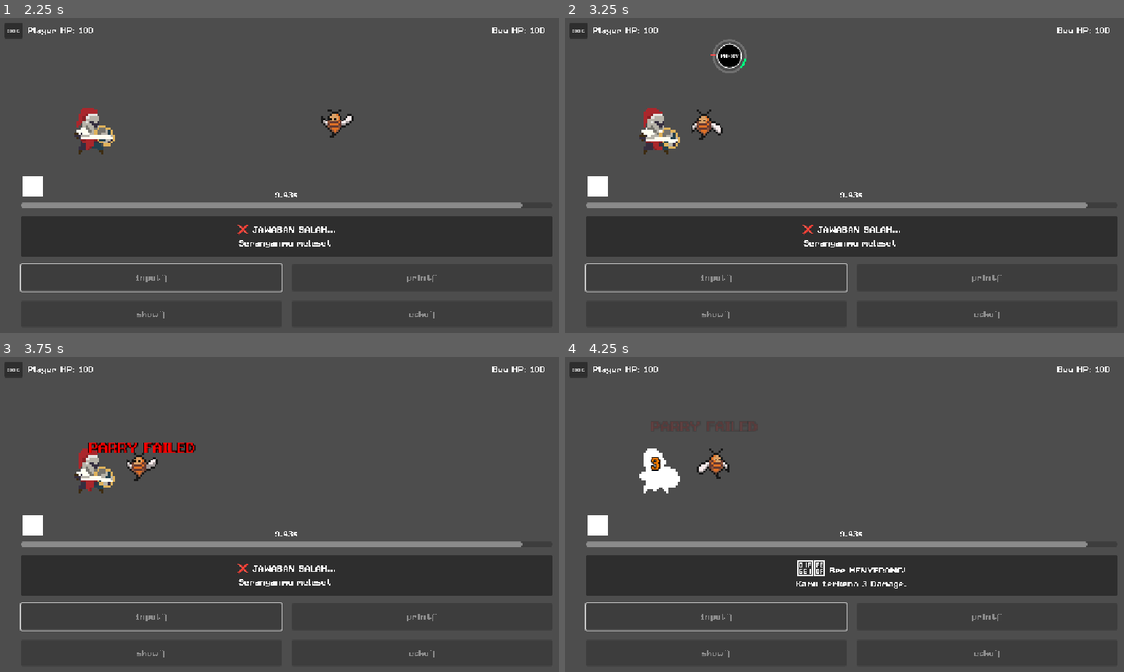
Above: before the commit, frames 1-4 (two rows, left to right).
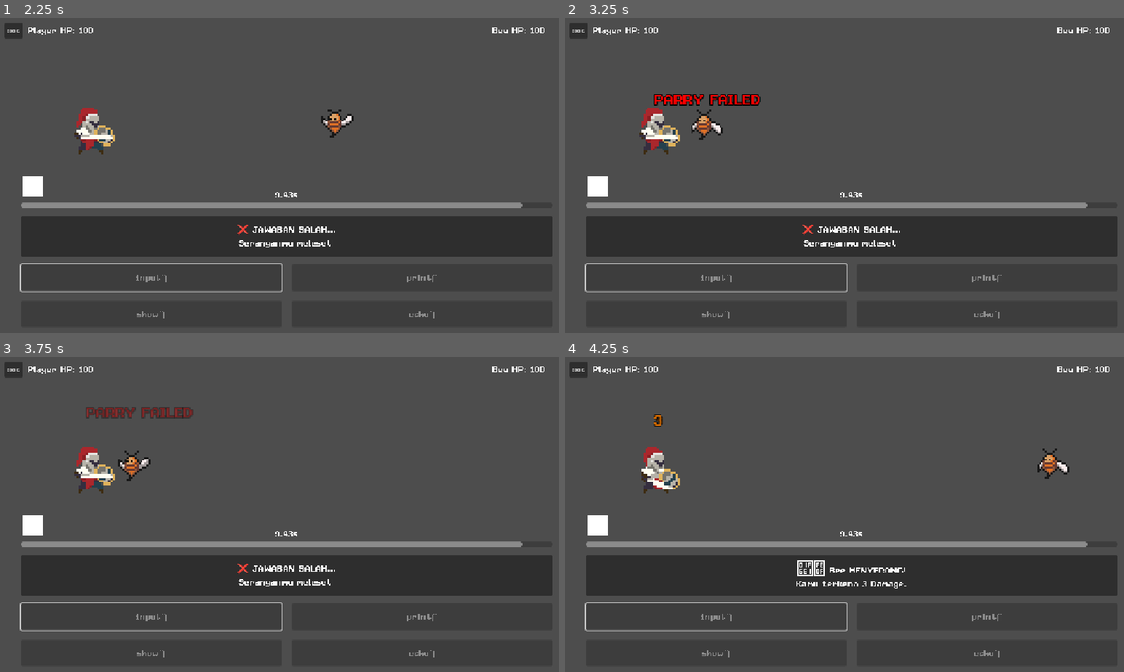
Above: after the commit, the same moments.

Repository: Moocchi/Gengdep
Game: Godot game, scene res://Scenes/BattleScene.tscn
The game is run twice, just before and just after one commit, with the same random seed, the same clock (stepped at 60 frames per second) and the same inputs. This scene is started directly instead of the project's main scene.
Inputs (mouse positions are in pixels of both pictures, inside the frame that each line leads up to):
- Up to frame 1 (2.25 s): click "input()" at 0.5 s; tap Enter (ui_accept) at 1.25, 1.52 s; move the mouse to (413, 162) at 1.27 s; hold D (move_right) 1.28-2.03 s; right-click (413, 162) at 1.35 s; move the mouse to (167, 194) at 2.02 s; hold S (move_down) from 2.03 s (still down); click (167, 194) at 2.1 s
- Up to frame 2 (3.25 s): tap Enter (ui_accept) at 2.27 s; right-click (732, 194) at 2.3 s; move the mouse to (911, 106) at 2.77 s; release S (move_down) at 2.78 s; hold D (move_right) from 2.78 s (still down); tap I (emote) at 2.85 s; right-click (911, 106) at 3.05 s
- Up to frame 3 (3.75 s): move the mouse to (257, 583) at 3.52 s; release D (move_right) at 3.53 s; hold W (move_up) from 3.53 s (still down); right-click (257, 583) at 3.6 s
- Up to frame 4 (4.25 s): keep holding W (move_up); tap Enter (ui_accept) at 3.77 s

Frame 1 is identical in both runs. In frame 2, 1.2% of the frame differs, in the area x 13-36%, y 6-42%; in frame 3, 1.7%, in the area x 13-36%, y 15-43%; in frame 4, 1.2%.

Commit message:
Fix parry QTE

Diff:
--- a/Global/Global.gd
+++ b/Global/Global.gd
@@ -14,8 +14,8 @@
 var player_crit_chance = 0.4 # 40% kesempatan critical hit
 
 #PARRY AND POWER UP CHANCE
-var player_parry_chance = 0.2 # 20% chance parry
-var player_powerup_chance = 0.4 # 40% peluang muncul jika jawaban Perfect
+var player_parry_chance = 1.0 # 20% chance parry
+var player_powerup_chance = 1.0 # 40% peluang muncul jika jawaban Perfect
 
 # --- POSISI & NAVIGASI ---
 var last_player_position = Vector2.ZERO
--- a/Scenes/BattleScene.gd
+++ b/Scenes/BattleScene.gd
@@ -177,8 +177,8 @@
 
 	var is_boss = enemy_data.get("is_boss", false)
 
-	# --- 1. LOGIKA BOSS CHARGE (Peluang 40%) ---
-	if is_boss and enemy_charge_level < 3 and randf() < 0.4:
+	# --- 1. LOGIKA BOSS CHARGE (Peluang 30%) ---
+	if is_boss and enemy_charge_level < 3 and randf() < 0.3:
 		enemy_charge_level += 1
 		await perform_boss_charge_visual()
 
@@ -436,9 +436,8 @@
 		add_child(text_instance)
 		text_instance.z_index = custom_z_index
 
-		var offset_y = 0.0
-
-		# Pengaturan posisi Y (Vertikal)
+		var offset_y = -30.0 + extra_offset_y # [FIX] Tambahkan extra_offset_y sejak awal sebagai fallback
+
 		if is_fast:
 			offset_y = extra_offset_y
 		else:
@@ -455,24 +454,21 @@
 				if shape is CircleShape2D: shape_height = shape.radius
 				elif shape is RectangleShape2D: shape_height = shape.size.y / 2.0
 				elif shape is CapsuleShape2D: shape_height = shape.height / 2.0
+
+				# [FIX] Pastikan extra_offset_y ditambahkan di sini juga
 				offset_y = -(shape_height * target_node.scale.y) - 30.0 + extra_offset_y
 
-		# [FIX] Pengaturan posisi X (Horizontal) menggunakan extra_offset_x
 		var final_x = 0.0
 		if is_fast:
-			# Jika fast mode, gunakan nilai offset manual
 			final_x = extra_offset_x
 		else:
-			# Jika normal damage, random sedikit + offset manual jika ada
 			final_x = randf_range(-20, 20) + extra_offset_x
 
 		text_instance.global_position = target_node.global_position + Vector2(final_x, offset_y)
 		text_instance.setup(str(value_text), color)
 
-		# --- ANIMASI TWEEN ---
 		if is_fast:
 			var t = create_tween()
-			# Durasi 0.5 detik agar tidak terlalu cepat
 			t.tween_property(text_instance, "global_position:y", text_instance.global_position.y - 80, 0.5).set_trans(Tween.TRANS_QUART).set_ease(Tween.EASE_OUT)
 			t.parallel().tween_property(text_instance, "modulate:a", 0, 0.5)
 			t.tween_callback(text_instance.queue_free)
@@ -648,22 +644,33 @@
 		var raw_damage = randi_range(damage_min, damage_max)
 
 		# --- LOGIKA POWER-UP ATTACK (Perfect Answer > 6s) ---
-		var p_chance = 0.5 # Peluang 50%, sesuaikan dengan Global.player_powerup_chance jika ada
+		var p_chance = 0.5
 		if "player_powerup_chance" in Global: p_chance = Global.player_powerup_chance
 
 		if current_time > 6.0 and randf() < p_chance:
-			# 1. Jalankan urutan QTE (Fungsi ini harus ada di script)
+			# 1. Jalankan urutan QTE
 			await run_powerup_qte_sequence()
+
+			# [FIX] Tentukan offset Y secara dinamis hanya untuk Boss
+			var powerup_offset_y = 0.0
+			if enemy_data.get("is_boss", false):
+				# Jika musuh berbadan besar (Nightborn), tarik teks ke atas lebih jauh (-160)
+				powerup_offset_y = -40.0
+			else:
+				# Jika musuh kecil (Bee/Slime), gunakan offset standar (0)
+				powerup_offset_y = 0.0
 
 			# 2. Tentukan aksi berdasarkan jumlah hits sukses
 			if powerup_hits == 2:
 				question_label.text = "🔥 FULL POWER COMBO!! 🔥"
-				spawn_floating_text(player_anim, "POWER UP!!", Color.RED) # Merah jika 2 hit
+				# Gunakan powerup_offset_y yang sudah kita hitung di atas
+				spawn_floating_text(player_anim, "POWER UP!!", Color.RED, powerup_offset_y)
 				await execute_combo_attack(raw_damage, is_critical, ["attack_2", "attack_1", "attack_3"])
 
 			elif powerup_hits == 1:
 				question_label.text = "⚡ POWER UP ATTACK! ⚡"
-				spawn_floating_text(player_anim, "POWER UP!", Color.YELLOW) # Kuning jika 1 hit
+				# Gunakan powerup_offset_y yang sama
+				spawn_floating_text(player_anim, "POWER UP!", Color.YELLOW, powerup_offset_y)
 				await execute_combo_attack(raw_damage, is_critical, ["attack_2", "attack_1"])
 
 			else:
@@ -706,7 +713,6 @@
 
 	await get_tree().create_timer(0.5).timeout
 	enemy_turn()
-
 # Menjalankan 2 QTE berurutan di atas musuh
 func run_powerup_qte_sequence():
 	powerup_hits = 0
--- a/Scenes/BattleScene.tscn
+++ b/Scenes/BattleScene.tscn
@@ -93,7 +93,7 @@
 
 [node name="EnemyAnim" type="AnimatedSprite2D" parent="BattleArea"]
 position = Vector2(974, 42)
-animation = &"idle"
+animation = &""
 
 [node name="TimerUI" type="VBoxContainer" parent="."]
 layout_mode = 1
--- a/UI/ParryQTE.gd
+++ b/UI/ParryQTE.gd
@@ -105,7 +105,7 @@
 func _apply_style_normal():
 	center_button.add_theme_stylebox_override("normal", style_normal)
 
-func start_qte(mouse_pos: Vector2, _unused_duration: float = 1.0):
+func start_qte(mouse_pos: Vector2, duration: float = 0.6): # Gunakan 'duration'
 	visible = true
 	base_circle.visible = true
 	center_button.visible = true
@@ -126,8 +126,12 @@
 	if parry_tween: parry_tween.kill()
 	parry_tween = create_tween()
 
-	var game_duration = 1.0 * Engine.time_scale
-	parry_tween.tween_property(spinner_hand, "rotation_degrees", 360.0, game_duration).set_trans(Tween.TRANS_LINEAR)
+	# [FIX SAKTI] Baris ini akan memaksa Tween parry mengabaikan slow-mo dunia.
+	# Jika time_scale = 0.1, kita percepat tween ini 10x (1/0.1) agar terasa normal (1.0).
+	parry_tween.set_speed_scale(1.0 / Engine.time_scale)
+
+	# Gunakan variabel 'duration' agar kecepatannya bisa diatur dari luar (BattleScene)
+	parry_tween.tween_property(spinner_hand, "rotation_degrees", 360.0, duration).set_trans(Tween.TRANS_LINEAR)
 
 	parry_tween.finished.connect(func():
 		if is_active: _end_qte(false)
--- a/UI/PowerupQte.tscn
+++ b/UI/PowerupQte.tscn
@@ -101,7 +101,7 @@
 anchor_right = 0.5
 anchor_bottom = 0.5
 offset_left = -1.5
-offset_top = -37.0
+offset_top = -51.0
 offset_right = 1.5
 offset_bottom = -27.0
 grow_horizontal = 2
